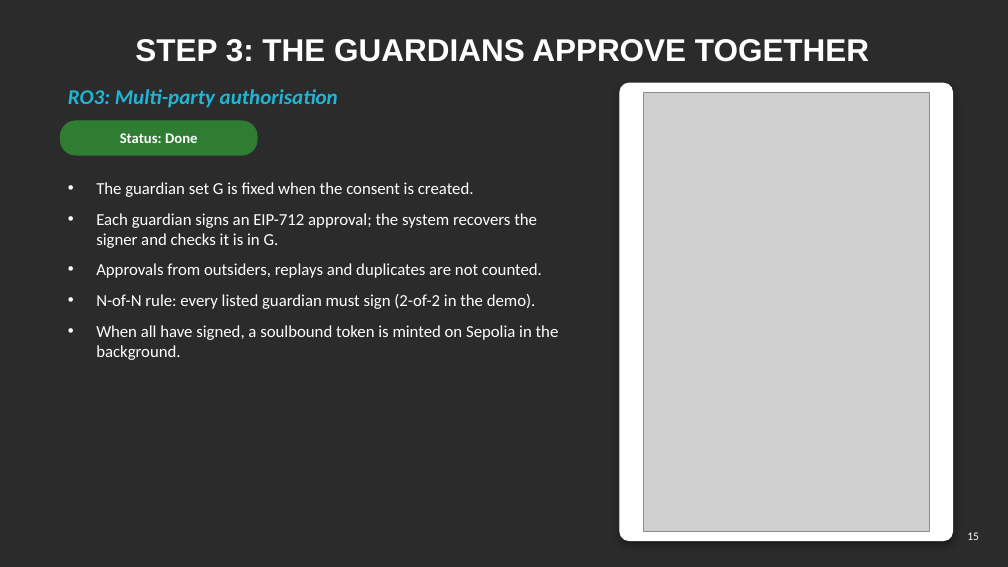
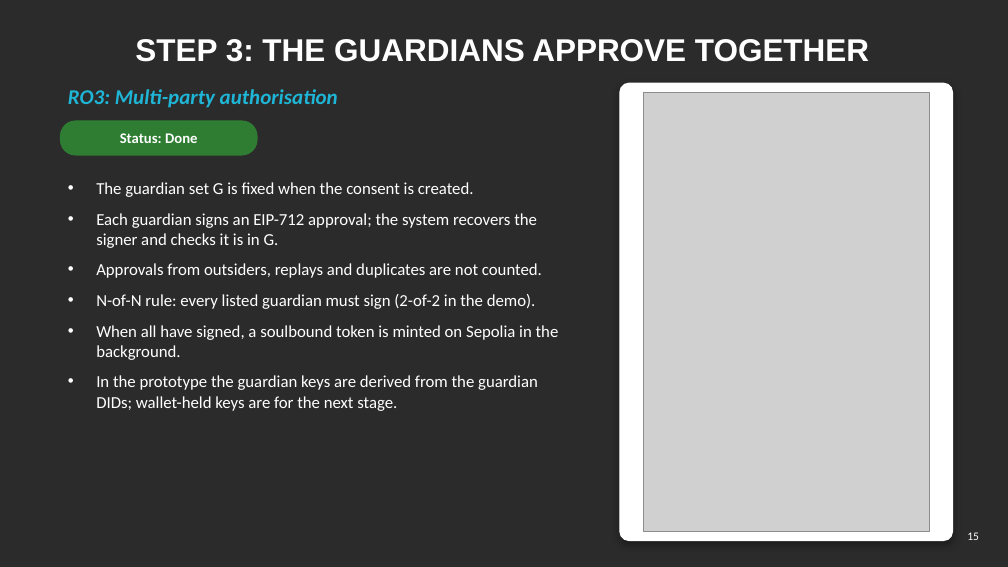
Before and after one commit to yasir12345678900/HealthRWA-Sepolia-Personal-try, a slide deck: slide 15 of docs/Yasir_Candidature_Reassessment_Slides_Simple.pptx. Drawn at 1008x567 pixels with LibreOffice and Linux fonts; fonts in the diff are those of the drawing; grey boxes stand for pictures; background and template pictures are left out; a plain dark background stands for a picture behind light text. Boxes give left, top, right and bottom in pixels: in the first picture for what was removed or moved away, otherwise in the second. Text is boxed around its words. In the diff, an @@ line names an element or a change of style, - is before the commit and + after.

```diff
--- a/docs/Yasir_Candidature_Reassessment_Slides_Simple.pptx
+++ b/docs/Yasir_Candidature_Reassessment_Slides_Simple.pptx
@@ text at (x1=96, y1=375, x2=538, y2=411): paragraph added @@
+• In the prototype the guardian keys are derived from the guardian DIDs; wallet-held keys are for the next stage.
```
Also in this commit, not shown: 15 other slides changed, 1 other file.
